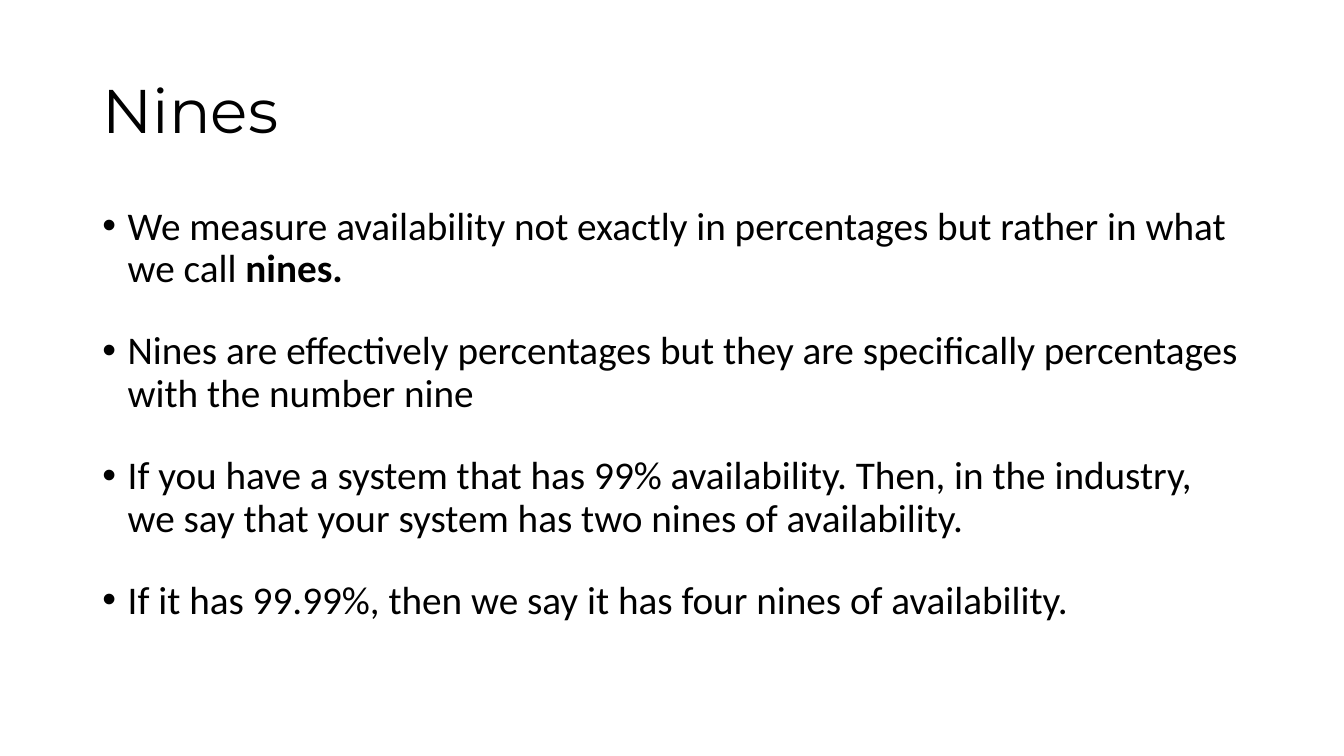
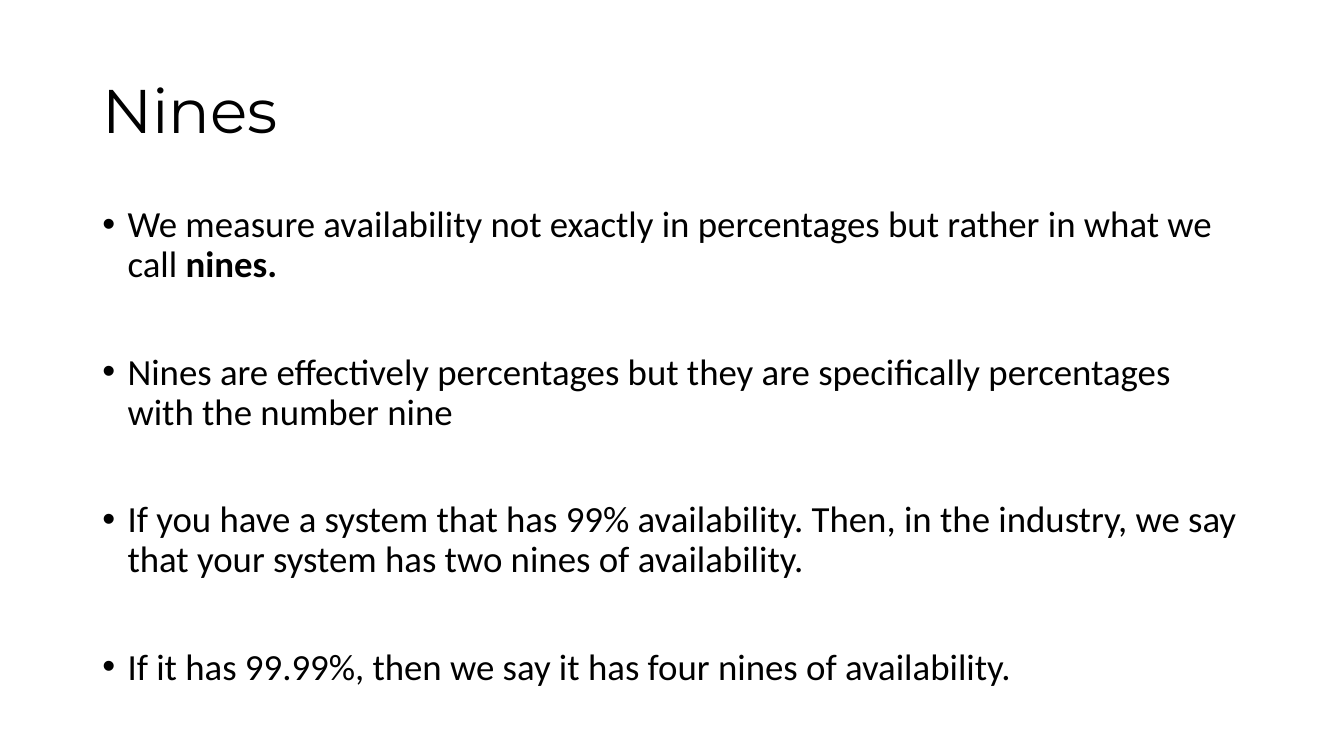
Before and after one commit to aamirfayaz/reactive_architecture, a slide deck: slide 6 of system_design/udemy_1_system_design/latency_throughput/Availability.pptx. Drawn at 1344x756 pixels with LibreOffice and Linux fonts; fonts in the diff are those of the drawing. Boxes give left, top, right and bottom in pixels: in the first picture for what was removed or moved away, otherwise in the second. Text is boxed around its words. In the diff, an @@ line names an element or a change of style, - is before the commit and + after.

```diff
--- a/system_design/udemy_1_system_design/latency_throughput/Availability.pptx
+++ b/system_design/udemy_1_system_design/latency_throughput/Availability.pptx
@@ text "We measure availability not exactly ..." at (128, 211, 1236, 686): size 28 to 26.3 pt @@
```
Also in this commit, not shown: 3 other slides changed, 1 slide added, 1 slide removed, 2 other files.
